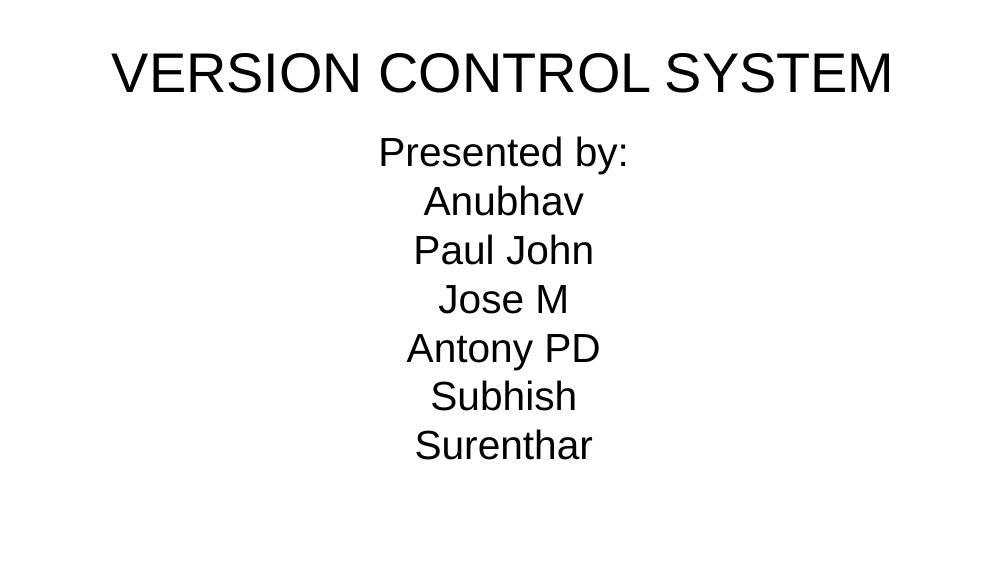
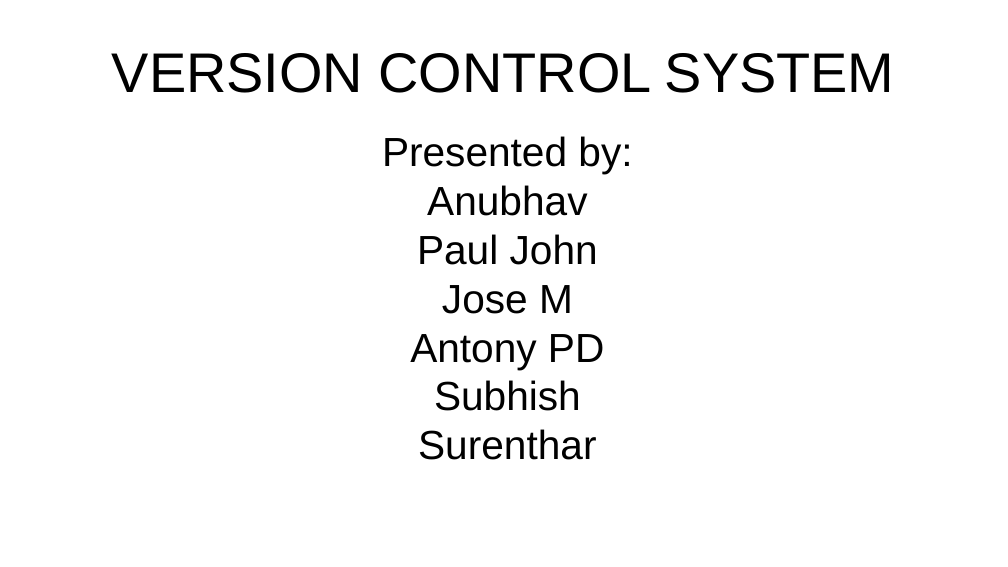
Before and after one commit to anubhavAnora/presentation, a slide deck: slide 1 of Presentation.odp. Drawn at 1008x567 pixels with LibreOffice and Linux fonts; fonts in the diff are those of the drawing. Boxes give left, top, right and bottom in pixels: in the first picture for what was removed or moved away, otherwise in the second. Text is boxed around its words. In the diff, an @@ line names an element or a change of style, - is before the commit and + after.

```diff
--- a/Presentation.odp
+++ b/Presentation.odp
@@ subtitle "Presented by:": place and size @@
-subtitle "Presented by:" at box(378, 136, 629, 460)
+subtitle "Presented by:" at box(382, 136, 632, 460)
```
Also in this commit, not shown: 1 slide added, 1 slide removed, 1 other file.
